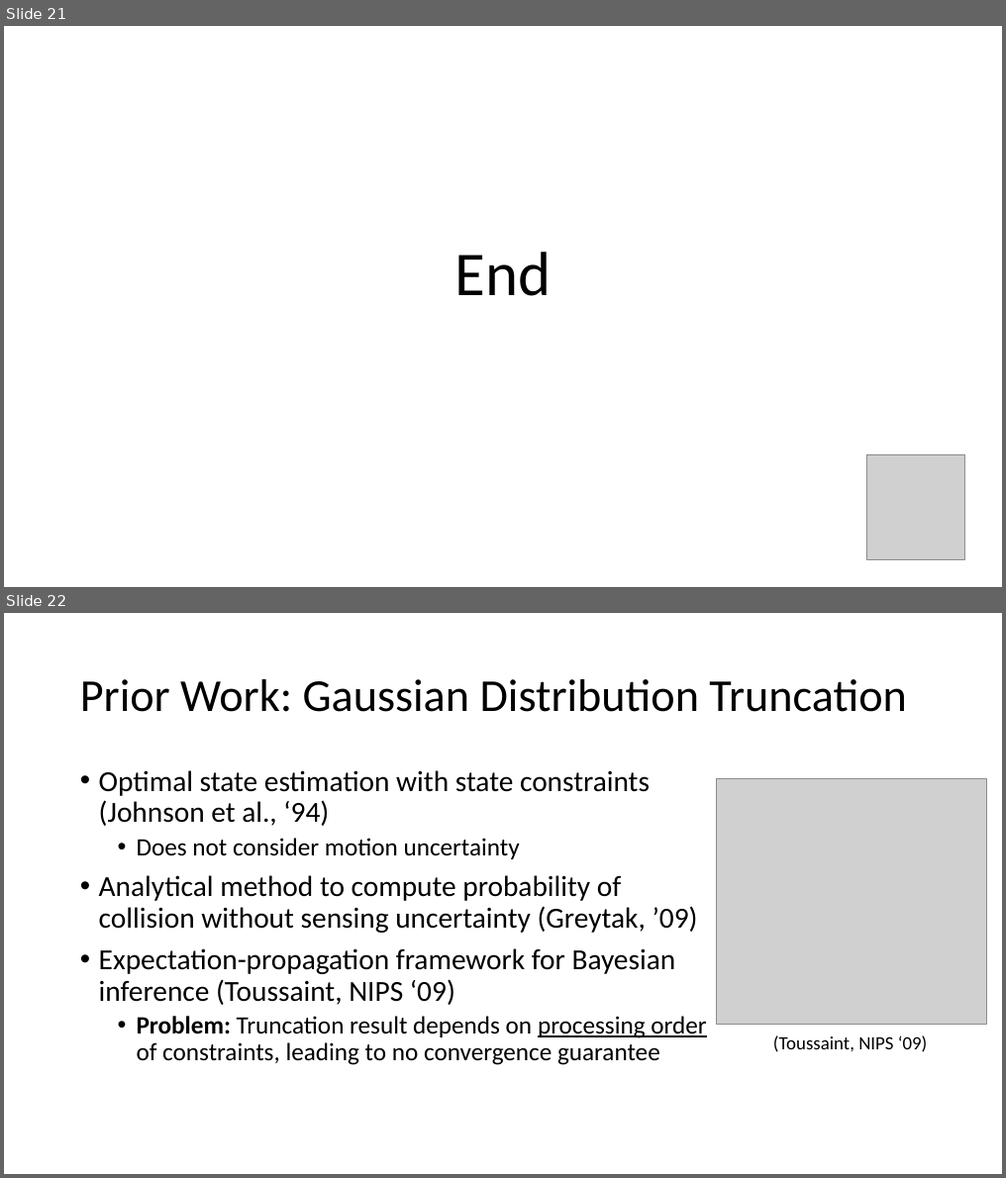
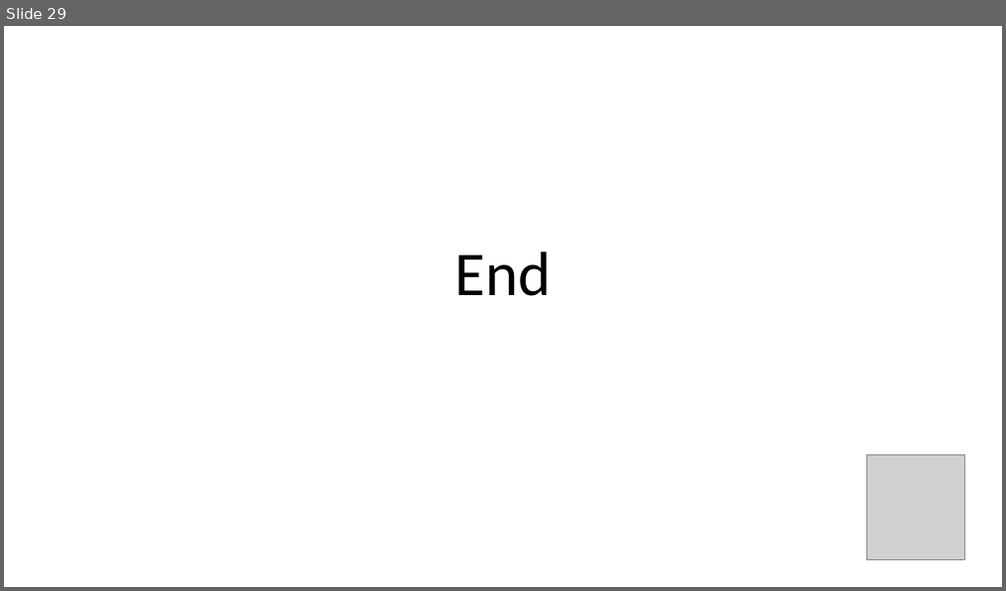
Before and after one commit to ajaayc/Probability-of-Collision-for-Safe-Planning, a slide deck: presentation_4.16.18/presentation_4.16.pptx. Shown one above the other, each under a label of ours: slides 21 and 22 before the commit, slide 29 after it. The pictures are 1006x1178 and 1006x591 pixels, drawn with LibreOffice and Linux fonts; fonts in the diff are those of the drawing; grey boxes stand for pictures. Boxes give left, top, right and bottom in pixels: in the first picture for what was removed or moved away, otherwise in the second. Text is boxed around its words. In the diff, an @@ line names an element or a change of style, - is before the commit and + after.

```diff
--- a/presentation_4.16.18/presentation_4.16.pptx
+++ b/presentation_4.16.18/presentation_4.16.pptx
@@ slide 22 removed at (4, 613, 1002, 1174), background #FFFFFF @@
@@ title removed at (80, 679, 906, 712) @@
-Prior Work: Gaussian Distribution Truncation
@@ text removed at (99, 770, 706, 1065) @@
-• Optimal state estimation with state constraints (Johnson et al., ‘94)
-  • Does not consider motion uncertainty
-• Analytical method to compute probability of collision without sensing uncertainty (Greytak, ’09)
-• Expectation-propagation framework for Bayesian inference (Toussaint, NIPS ‘09)
-  • Problem: Truncation result depends on processing order of constraints, leading to no convergence guarantee
@@ picture removed at (717, 778, 987, 1024) @@
@@ text removed at (773, 1036, 928, 1053) @@
-(Toussaint, NIPS ‘09)
@@ what was slide 21 is now slide 29 @@
```
Also in this commit, not shown: 13 slides changed, 9 slides added, 41 other slides removed, 5 other files.
